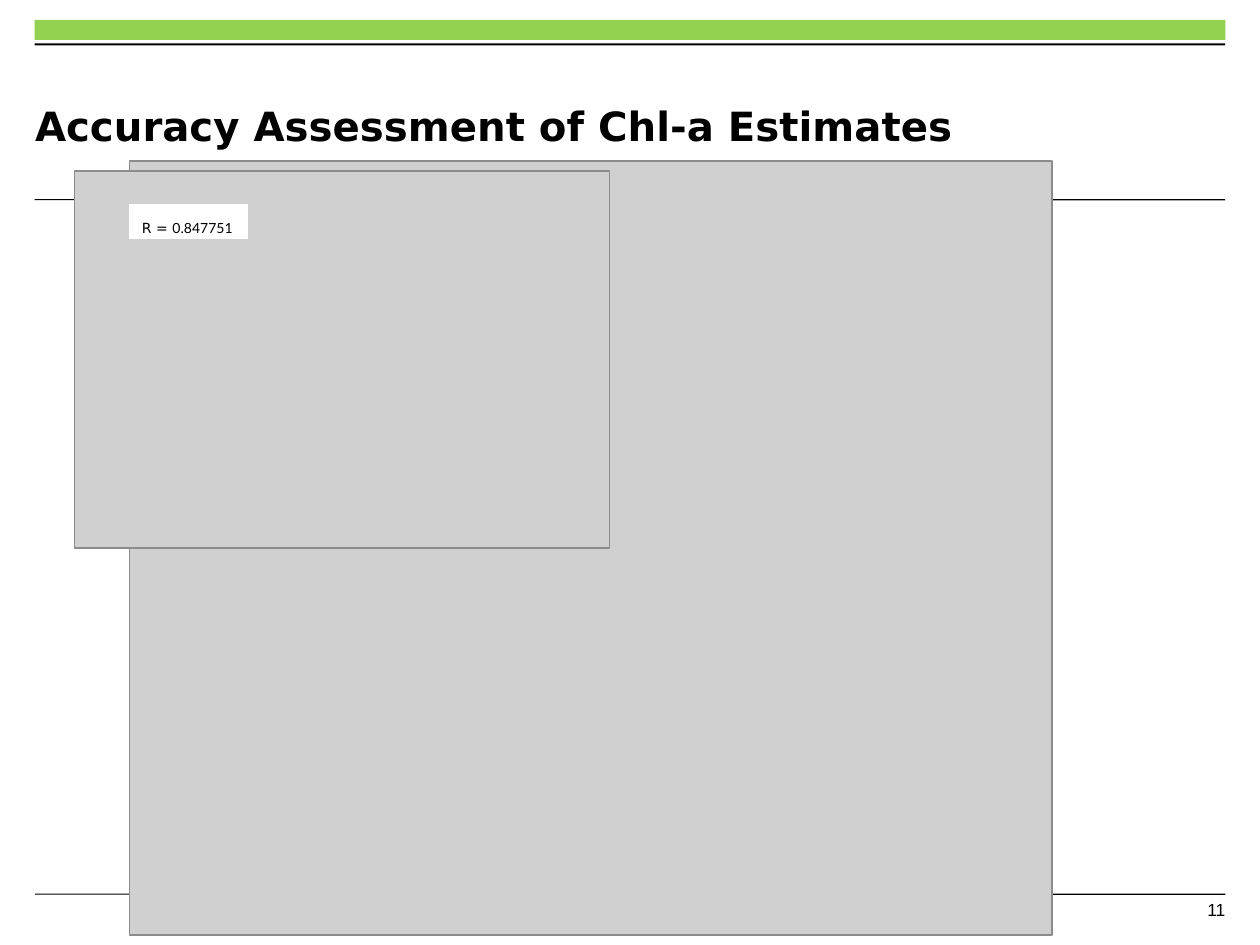
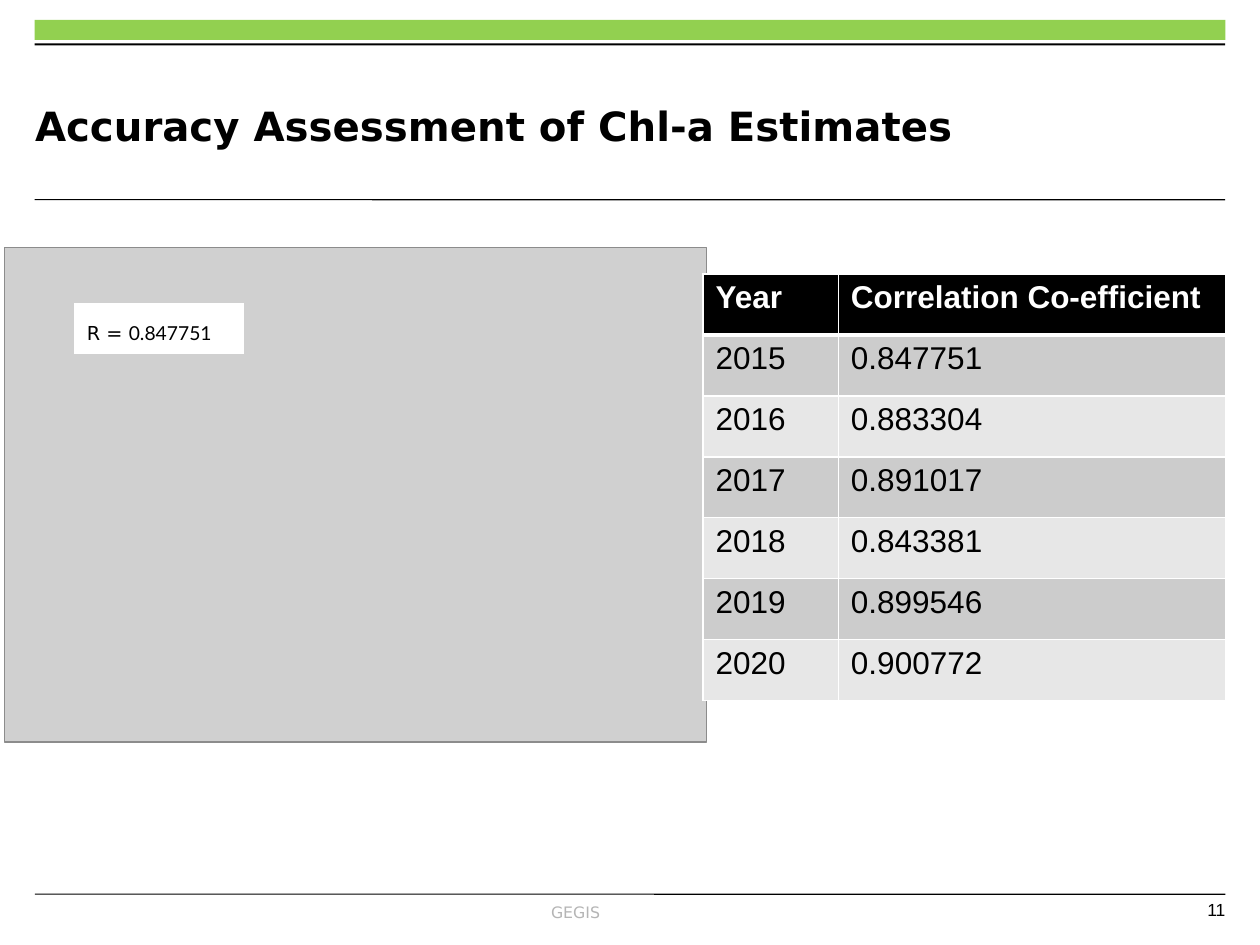
Before and after one commit to OkomoJacob/FinalYearProject, a slide deck: slide 11 of Dr. E Nduati, Superviser/Submissions/ENC222-0149_2017_OKOMO_JACOB_1234.pptx. Drawn at 1260x945 pixels with LibreOffice and Linux fonts; fonts in the diff are those of the drawing; grey boxes stand for pictures; background and template pictures are left out. Boxes give left, top, right and bottom in pixels: in the first picture for what was removed or moved away, otherwise in the second. Text is boxed around its words. In the diff, an @@ line names an element or a change of style, - is before the commit and + after.

```diff
--- a/Dr. E Nduati, Superviser/Submissions/ENC222-0149_2017_OKOMO_JACOB_1234.pptx
+++ b/Dr. E Nduati, Superviser/Submissions/ENC222-0149_2017_OKOMO_JACOB_1234.pptx
@@ picture removed at [130, 161, 1052, 935] @@
@@ picture: place and size @@
-picture at [74, 171, 610, 548]
+picture at [4, 247, 706, 742]
@@ table added at [703, 275, 1225, 702], 7 rows, 2 columns @@
+Year | Correlation Co-efficient
+2015 | 0.847751
+2016 | 0.883304
+2017 | 0.891017
+2018 | 0.843381
+2019 | 0.899546
+2020 | 0.900772
@@ rectangle "R = 0.847751": place and size @@
-rectangle "R = 0.847751" at [130, 204, 248, 238]
+rectangle "R = 0.847751" at [74, 304, 243, 353]
@@ rectangle "R = 0.847751" at [74, 304, 243, 353]: size 8 to 11 pt @@
```
Also in this commit, not shown: 4 other slides changed, 1 slide removed, 6 other files.
